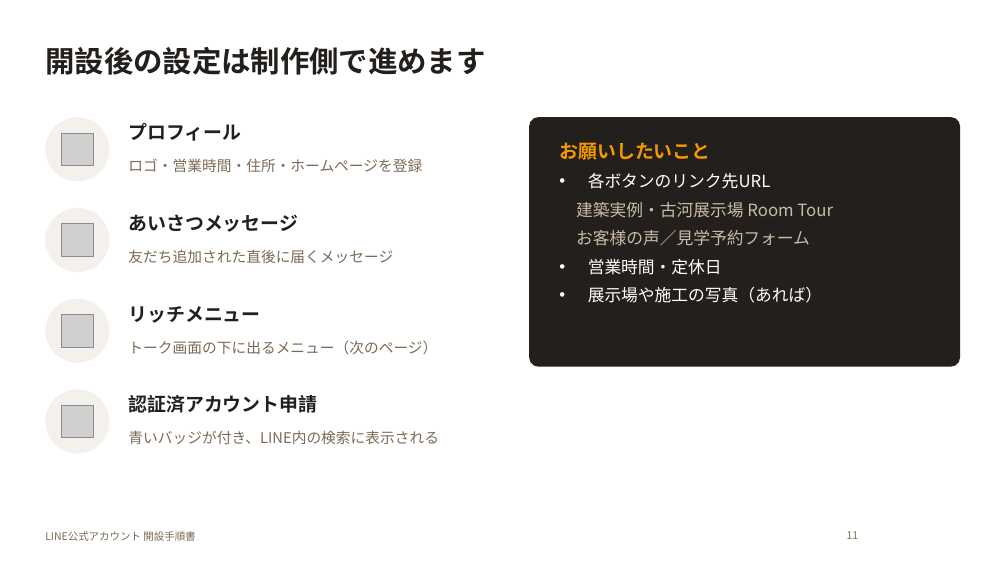
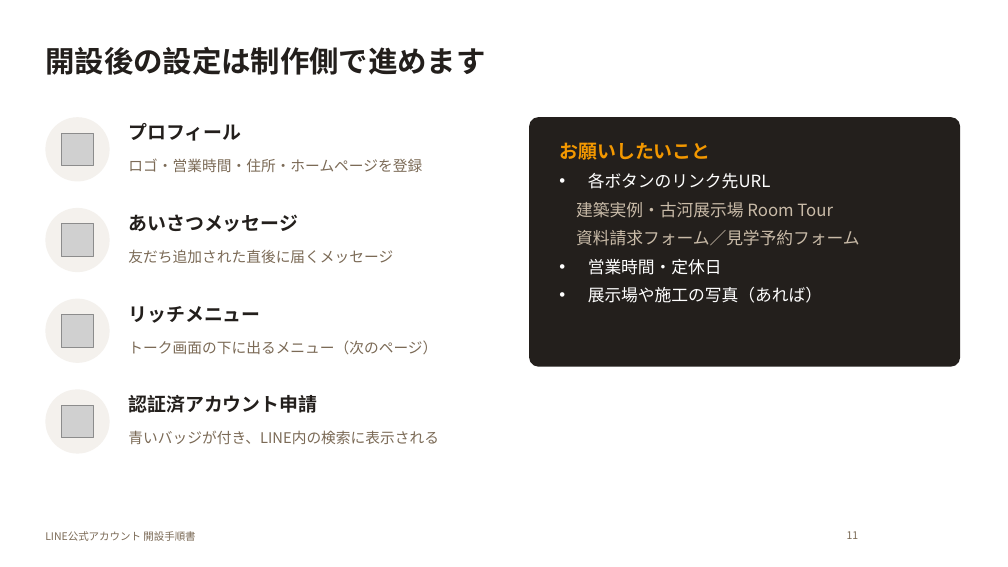
Before and after one commit to rietakenaho-creator/my-first-project_atinterior, a slide deck: slide 11 of line-account-guide/LINE公式アカウント開設手順書.pptx. Drawn at 1008x567 pixels with LibreOffice and Linux fonts; fonts in the diff are those of the drawing; grey boxes stand for pictures; background and template pictures are left out. Boxes give left, top, right and bottom in pixels: in the first picture for what was removed or moved away, otherwise in the second. Text is boxed around its words. In the diff, an @@ line names an element or a change of style, - is before the commit and + after.

```diff
--- a/line-account-guide/LINE公式アカウント開設手順書.pptx
+++ b/line-account-guide/LINE公式アカウント開設手順書.pptx
@@ text at (x1=576, y1=230, x2=860, y2=246): text changed @@
-お客様の声／見学予約フォーム
+資料請求フォーム／見学予約フォーム
```
Also in this commit, not shown: 1 other slide changed, 7 other files.
